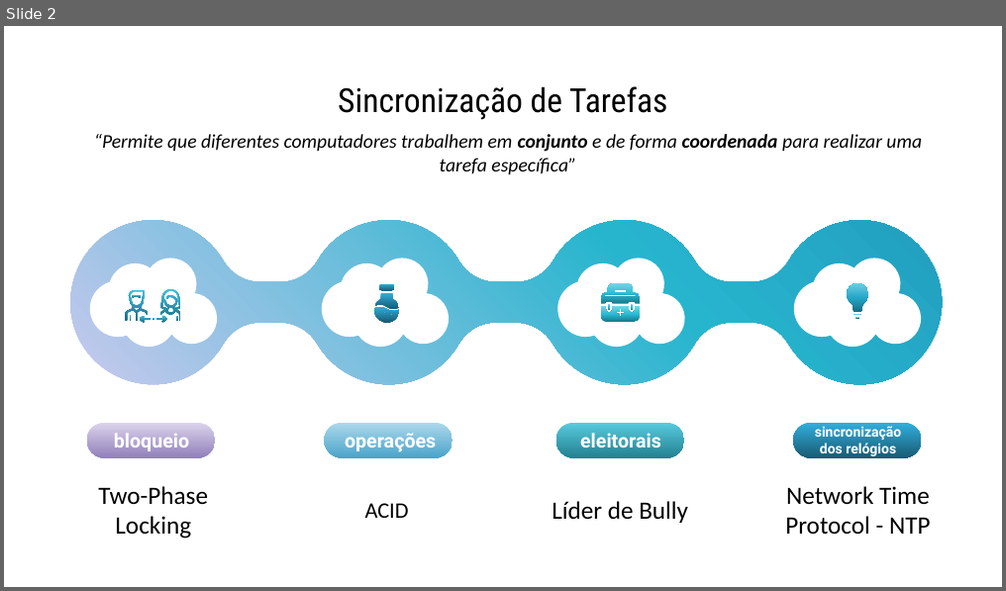
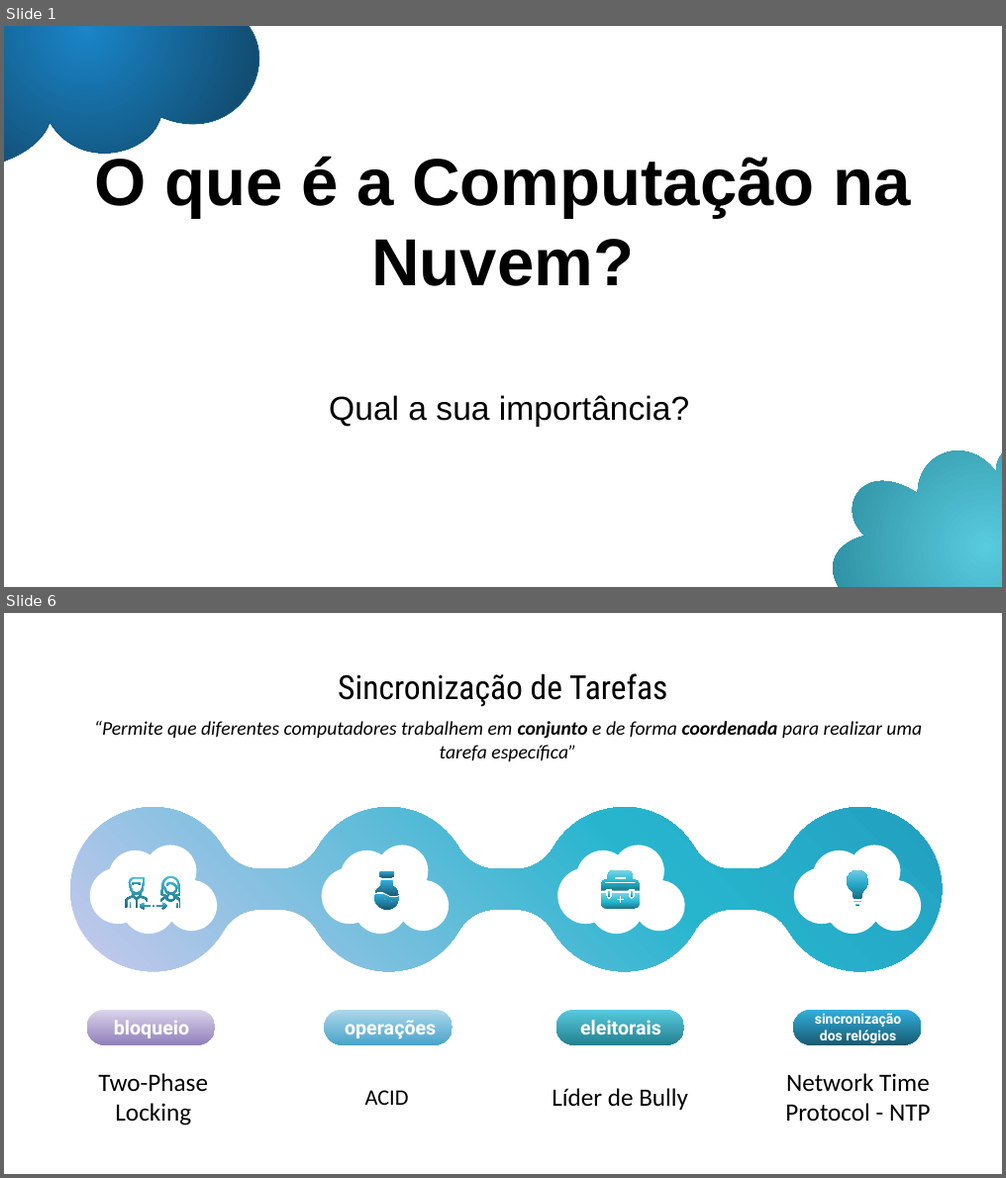
Before and after one commit to VanessaRieven/computacaoNuvemFac, a slide deck: VIOREL - A computacao distribuida.pptx. Shown one above the other, each under a label of ours: slide 2 before the commit, slides 1 and 6 after it; the slides between them are not shown. The pictures are 1006x591 and 1006x1178 pixels, drawn with LibreOffice and Linux fonts; fonts in the diff are those of the drawing. Boxes give left, top, right and bottom in pixels: in the first picture for what was removed or moved away, otherwise in the second. Text is boxed around its words. In the diff, an @@ line names an element or a change of style, - is before the commit and + after.

```diff
--- a/VIOREL - A computacao distribuida.pptx
+++ b/VIOREL - A computacao distribuida.pptx
@@ slide 1 added at (4,26,1002,587), background #FFFFFF @@
@@ freeform shape added at (4,26,280,169), fill gradient #1A85C8 to #0F3750, outline #125E8D 0.75 pt @@
@@ title added at (94,153,910,286), 48 pt, text #000000, bold @@
+O que é a Computação na Nuvem?
@@ subtitle added at (329,395,689,427), 24 pt, text #000000 @@
+Qual a sua importância?
@@ freeform shape added at (808,443,1002,587), fill gradient #58CBDF to #238191 @@
@@ what was slide 2 is now slide 6 @@
```
Also in this commit, not shown: 2 slides changed, 3 other slides added.
